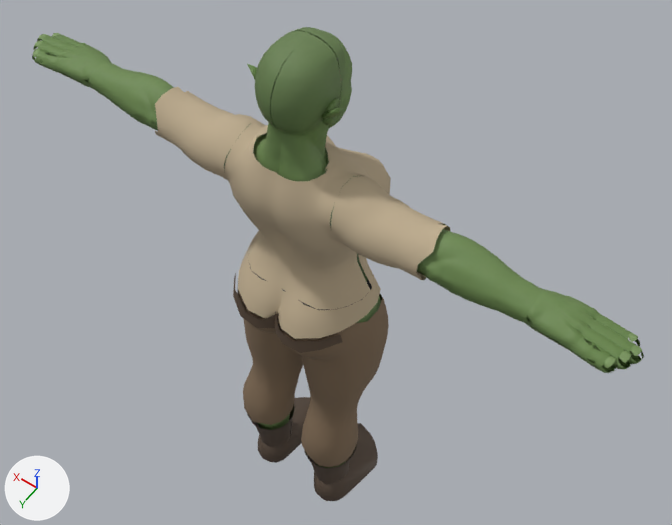
The glTF model game/models/own/races/орк-жінка.gltf: old version first, new version second.
The view is the same before and after, from a camera (50 mm lens) standing at (-0.926, 1.191, 2.978) and looking at (-0.004, -0.099, 0.95). Lighting does not change. The marker at lower left points along +X, +Y and +Z. The first picture is the older version.

Objects in the first picture: 'Superhero_Female', 'Одяг-Пасок', 'Одяг-Сорочка', 'Одяг-Чоботи', 'Одяг-Штани'.
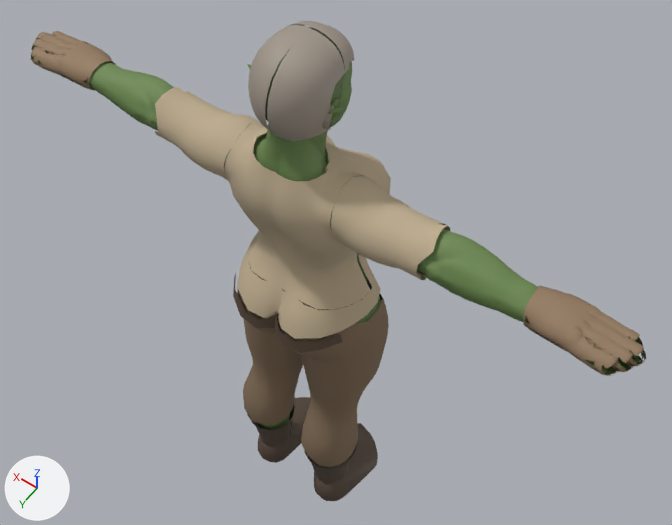
Boxes [x1, y1, x2, y2] around the edits, measured in the pictures (672 x 525 px):
'Одяг-Шолом', added: after [248, 21, 354, 141]
'Одяг-Рукавиці', added: after [31, 31, 646, 376]

The change, as a list of edits to the scene's bpy script:
```text
Add mat_шолом:
    mat_шолом = bpy.data.materials.new('Шолом')
    # nodes: BsdfPrincipled, Mix, OutputMaterial, VertexColor
    # colours: grey #a09589, mixed with the vertex colours
Add mat_рукавиці:
    mat_рукавиці = bpy.data.materials.new('Рукавиці')
    # nodes: BsdfPrincipled, Mix, OutputMaterial, VertexColor
    # colours: brown #957c61, mixed with the vertex colours
Add me_superhero_female_006:
    me_superhero_female_006.from_pydata(...)  # 327 vertices, 516 faces; spans x -0.105..0.105, y -0.092..0.138, z 1.593..1.792
    me_superhero_female_006.materials.append(mat_шолом)
Add me_superhero_female_005:
    me_superhero_female_005.from_pydata(...)  # 2094 vertices, 3216 faces; spans x -0.85..0.85, y -0.04..0.12, z 1.34..1.46
    me_superhero_female_005.materials.append(mat_рукавиці)
Add ob_одяг_шолом:
    ob_одяг_шолом = bpy.data.objects.new('Одяг-Шолом', me_superhero_female_006)
    ob_одяг_шолом.location = (0.0, 0.0, 0.0)
Add ob_одяг_рукавиці:
    ob_одяг_рукавиці = bpy.data.objects.new('Одяг-Рукавиці', me_superhero_female_005)
    ob_одяг_рукавиці.location = (0.0, 0.0, 0.0)
```
